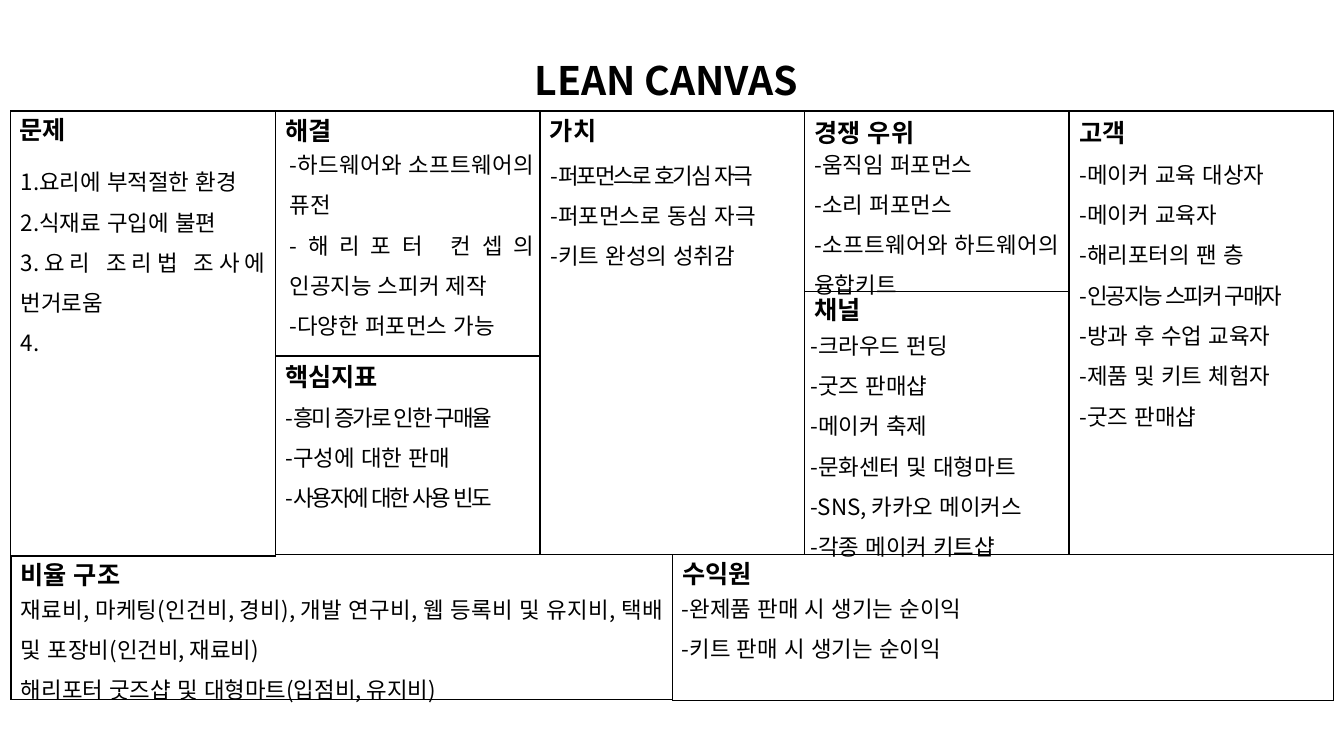
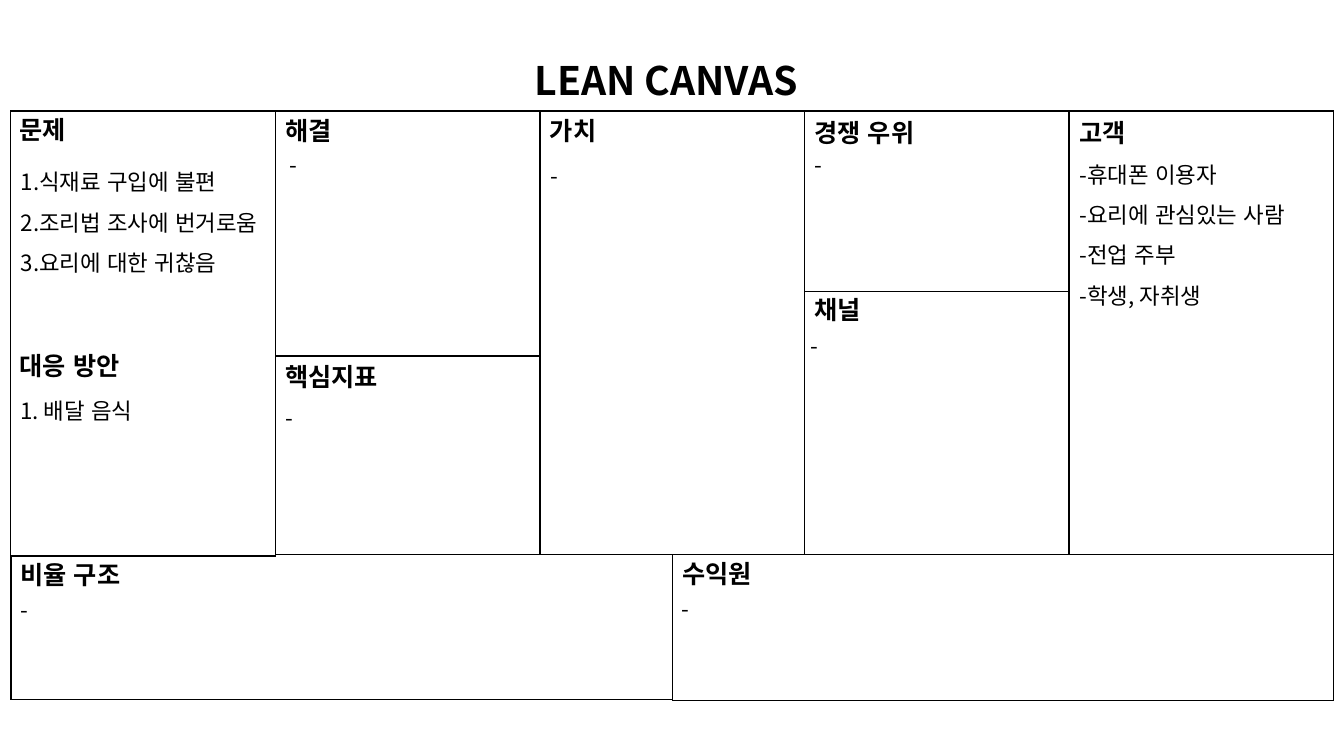
Before and after one commit to junghyunseo0105/20191022-recipe-company, a slide deck: slide 1 of 린캔버스.pptx. Drawn at 1344x756 pixels with LibreOffice and Linux fonts; fonts in the diff are those of the drawing. Boxes give left, top, right and bottom in pixels: in the first picture for what was removed or moved away, otherwise in the second. Text is boxed around its words. In the diff, an @@ line names an element or a change of style, - is before the commit and + after.

Commit message:
린캔버스 업데이트

```diff
--- a/린캔버스.pptx
+++ b/린캔버스.pptx
@@ text at box(21, 171, 257, 273): text changed @@
-1.요리에 부적절한 환경
-2.식재료 구입에 불편
-3.요리 조리법 조사에 번거로움
-4.
+1.식재료 구입에 불편
+2.조리법 조사에 번거로움
+3.요리에 대한 귀찮음
@@ text at box(290, 154, 534, 336): text changed @@
--하드웨어와 소프트웨어의 퓨전
--해리포터 컨셉의 인공지능 스피커 제작
--다양한 퍼포먼스 가능
+-
@@ text at box(550, 165, 756, 266): text changed @@
--퍼포먼스로 호기심 자극
--퍼포먼스로 동심 자극
--키트 완성의 성취감
+-
@@ text at box(814, 154, 1059, 299): text changed @@
--움직임 퍼포먼스
--소리 퍼포먼스
--소프트웨어와 하드웨어의 융합키트
+-
@@ text at box(1080, 164, 1285, 308): text changed @@
--메이커 교육 대상자
--메이커 교육자
--해리포터의 팬 층
--인공지능 스피커 구매자
--방과 후 수업 교육자
--제품 및 키트 체험자
--굿즈 판매샵
+-휴대폰 이용자
+-요리에 관심있는 사람
+-전업 주부
+-학생, 자취생
@@ text added at box(20, 354, 119, 378), 18 pt, text #000000, bold @@
+대응 방안
@@ text at box(810, 375, 1022, 557): text changed @@
--크라우드 펀딩
--굿즈 판매샵
--메이커 축제
--문화센터 및 대형마트
--SNS, 카카오 메이커스
--각종 메이커 키트샵
+-
@@ text added at box(20, 400, 132, 421), 16 pt, text #000000 @@
+1. 배달 음식
@@ text at box(204, 406, 1197, 703): text changed @@
--완제품 판매 시 생기는 순이익
--키트 판매 시 생기는 순이익
+-
@@ text at box(286, 407, 492, 508): text changed @@
--흥미 증가로 인한 구매율
--구성에 대한 판매
--사용자에 대한 사용 빈도
+-
@@ text at box(21, 599, 662, 703): text changed @@
-재료비, 마케팅(인건비, 경비), 개발 연구비, 웹 등록비 및 유지비, 택배 및 포장비(인건비, 재료비)
-해리포터 굿즈샵 및 대형마트(입점비, 유지비)
+-
```
